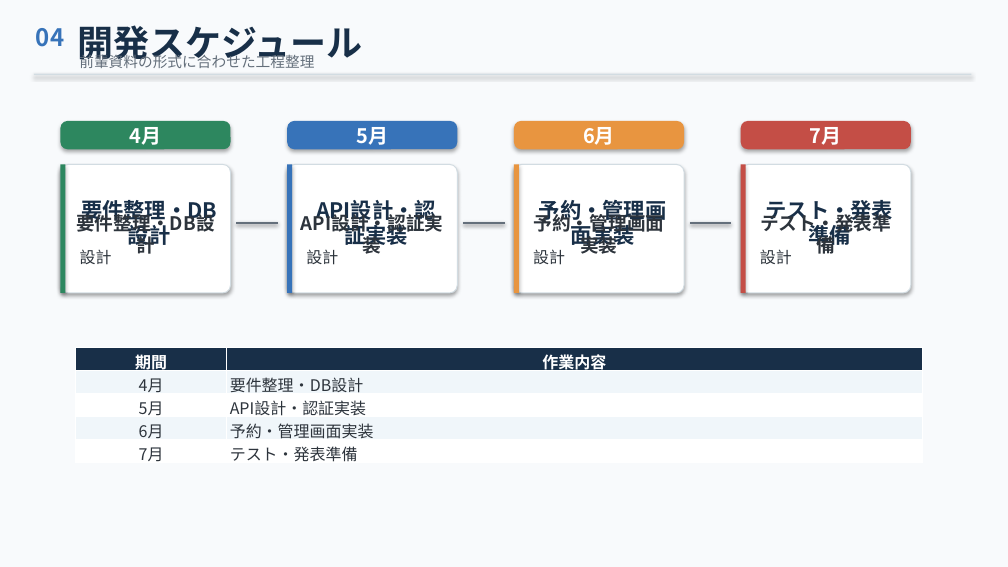
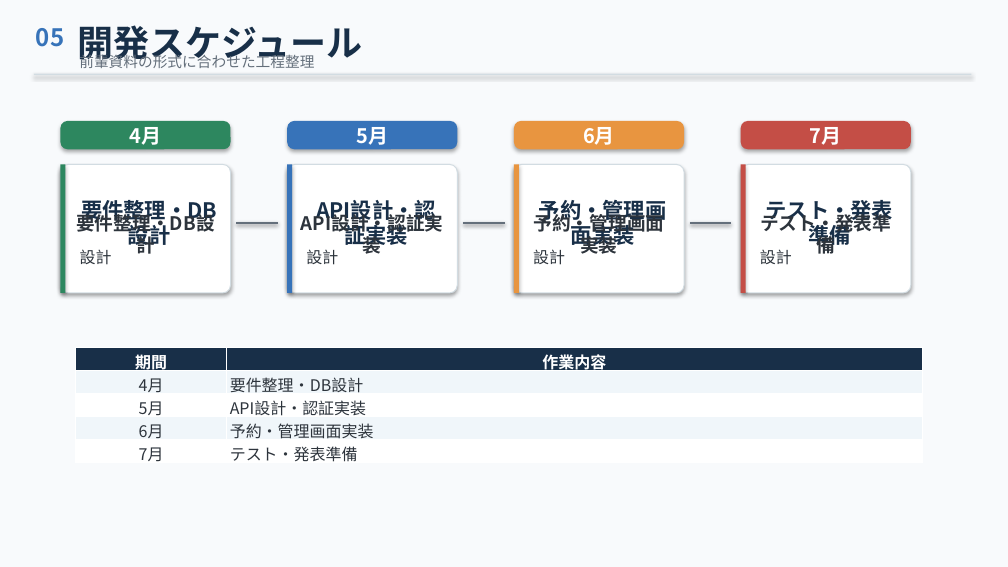
Before and after one commit to linc-sunseeer/springboot-test1, a slide deck: slide 6 of PTT/弁当予約管理システム_新人研修成果報告.pptx (slide 5 before the commit). Drawn at 1008x567 pixels with LibreOffice and Linux fonts; fonts in the diff are those of the drawing. Boxes give left, top, right and bottom in pixels: in the first picture for what was removed or moved away, otherwise in the second. Text is boxed around its words. In the diff, an @@ line names an element or a change of style, - is before the commit and + after.

```diff
--- a/PTT/弁当予約管理システム_新人研修成果報告.pptx
+++ b/PTT/弁当予約管理システム_新人研修成果報告.pptx
@@ text at bbox=[36, 28, 64, 47]: text changed @@
-04
+05
```
Also in this commit, not shown: 10 other slides changed, 4 slides added, 7 other files.
